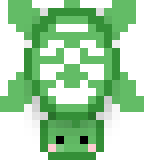
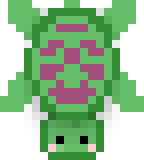
Comparing the layer stacks of the two 144px x 160px images. Changes:
showed "Lag #4", painted on it over left=40, top=24, right=104, bottom=104
